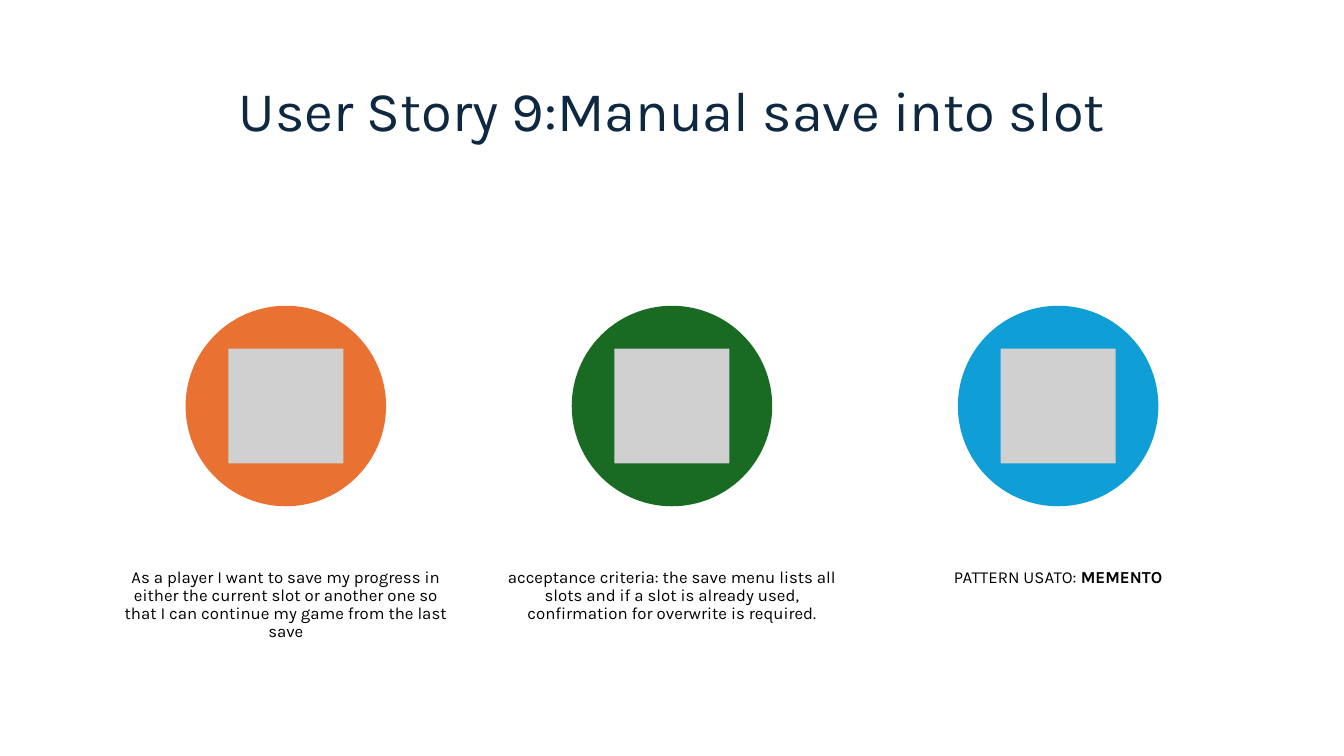
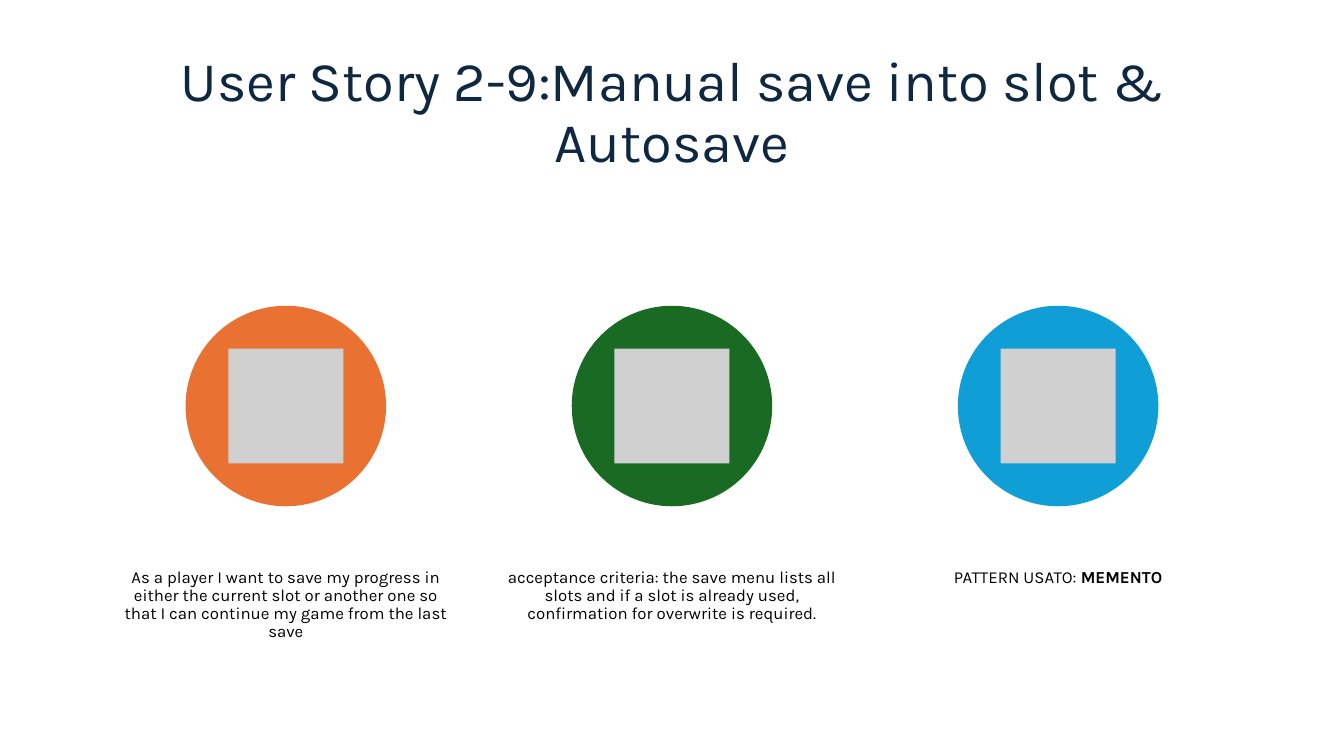
Before and after one commit to samMM-cs/iss-team2, a slide deck: slide 30 of Revisione.pptx. Drawn at 1344x756 pixels with LibreOffice and Linux fonts; fonts in the diff are those of the drawing; grey boxes stand for pictures. Boxes give left, top, right and bottom in pixels: in the first picture for what was removed or moved away, otherwise in the second. Text is boxed around its words. In the diff, an @@ line names an element or a change of style, - is before the commit and + after.

Commit message:
update

```diff
--- a/Revisione.pptx
+++ b/Revisione.pptx
@@ title at bbox=[181, 62, 1099, 163]: text changed @@
-User Story 9:Manual save into slot
+User Story 2-9:Manual save into slot & Autosave
```
